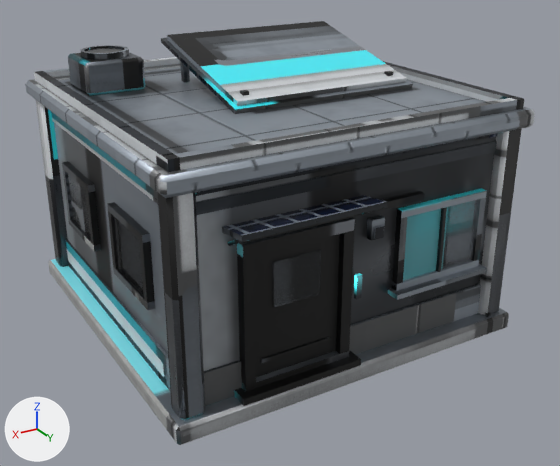
The FBX model modelos/planeta_humano/casa_pequena_a/casa_pequena_a.fbx as it was, and as the next commit left it.
The view is the same before and after, from a camera (50 mm lens) standing at (8.12, 14.3, 8.77) and looking at (-0.03, 0.71, 1.97). Every picture has the same lights, and +X, +Y and +Z are marked at lower left. The first picture is the older version. Vertices at exactly the same position are counted once.

The scene before the commit, as lines of its bpy script (objects in view):
```python
me_casa_pequena_a = bpy.data.meshes.new('casa_pequena_a')
me_casa_pequena_a.from_pydata(...)  # 662 vertices, 598 faces; spans x -4.0..4.0, y -4.0..4.35, z 0.0..6.0
me_casa_pequena_a.materials.append(mat_casa_pequena_a_mat)
me_casa_pequena_a_cristal = bpy.data.meshes.new('casa_pequena_a_cristal')
me_casa_pequena_a_cristal.from_pydata(...)  # 56 vertices, 42 faces; spans x -3.68..3.68, y -3.68..3.72, z 1.8..3.2
me_casa_pequena_a_cristal.materials.append(mat_casa_pequena_a_mat_cristal)
me_casa_pequena_a_neon = bpy.data.meshes.new('casa_pequena_a_neon')
me_casa_pequena_a_neon.from_pydata(...)  # 32 vertices, 24 faces; spans x -3.3..3.3, y -3.67..3.8, z 1.75..4.5
me_casa_pequena_a_neon.materials.append(mat_casa_pequena_a_mat_neon)
me_casa_pequena_a_puerta = bpy.data.meshes.new('casa_pequena_a_puerta')
me_casa_pequena_a_puerta.from_pydata(...)  # 16 vertices, 12 faces; spans x 0.47..2.33, y 3.53..3.71, z 0.65..3.21
me_casa_pequena_a_puerta.materials.append(mat_casa_pequena_a_mat)
ob_casa_pequena_a = bpy.data.objects.new('casa_pequena_a', me_casa_pequena_a)
ob_casa_pequena_a.location = (0.0, 0.0, 0.0)
ob_casa_pequena_a_cristal = bpy.data.objects.new('casa_pequena_a_cristal', me_casa_pequena_a_cristal)
ob_casa_pequena_a_cristal.location = (0.0, 0.0, 0.0)
ob_casa_pequena_a_neon = bpy.data.objects.new('casa_pequena_a_neon', me_casa_pequena_a_neon)
ob_casa_pequena_a_neon.location = (0.0, 0.0, 0.0)
ob_casa_pequena_a_puerta = bpy.data.objects.new('casa_pequena_a_puerta', me_casa_pequena_a_puerta)
ob_casa_pequena_a_puerta.location = (0.0, 0.0, 0.0)
```
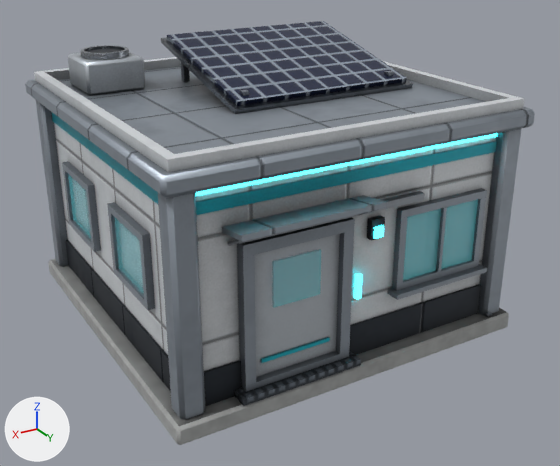
Changed parts and their boxes [x1, y1, x2, y2] in the pictures (560 x 466 px):
part 1 of me_casa_pequena_a_neon, surface changed
    both: [196, 133, 497, 300]
part 2 of me_casa_pequena_a_cristal, surface changed
    both: [68, 174, 478, 308]
part 3 of me_casa_pequena_a_puerta, surface changed (black to grey)
    both: [255, 234, 340, 377]
part 4 of me_casa_pequena_a, added
    after: [237, 253, 256, 386]
part 5 of me_casa_pequena_a, added
    after: [340, 230, 354, 354]
part 6 of me_casa_pequena_a, surface changed
    both: [27, 21, 535, 445]

Patch to the scene script:
```diff
--- a/modelos/planeta_humano/casa_pequena_a/casa_pequena_a.fbx.py
+++ b/modelos/planeta_humano/casa_pequena_a/casa_pequena_a.fbx.py
@@ me_casa_pequena_a_neon @@
 # used by ob_casa_pequena_a_neon; location = (0.0, 0.0, 0.0)
-me_casa_pequena_a_neon.from_pydata(...)  # 32 vertices, 24 faces; spans x -3.3..3.3, y -3.67..3.8, z 1.75..4.5
+me_casa_pequena_a_neon.from_pydata(...)  # 32 vertices, 24 faces; spans x -3.3..3.3, y -3.67..3.8, z 1.75..4.51
+# me_casa_pequena_a_neon part 1: texture (UV) coordinates of 24 of 24 faces, centred in x -3.3..3.3, y -3.67..3.8, z 1.75..4.5, changed; they spanned u 0.2..0.99, v 0.17..0.96 and now span u 0.24..1.0, v 0.0..0.97
 me_casa_pequena_a_neon.materials.append(mat_casa_pequena_a_mat_neon)
@@ me_casa_pequena_a_cristal @@
 me_casa_pequena_a_cristal.from_pydata(...)  # 56 vertices, 42 faces; spans x -3.68..3.68, y -3.68..3.72, z 1.8..3.2
 # used by ob_casa_pequena_a_cristal; location = (0.0, 0.0, 0.0)
+# me_casa_pequena_a_cristal part 2: texture (UV) coordinates of 42 of 42 faces, centred in x -3.68..3.68, y -3.68..3.72, z 1.8..3.2, changed; they spanned u 0.04..1.0, v 0.0..0.98 and now span u 0.02..0.99, v 0.12..0.97
 me_casa_pequena_a_cristal.materials.append(mat_casa_pequena_a_mat_cristal)
@@ me_casa_pequena_a_puerta @@
 # used by ob_casa_pequena_a_puerta; location = (0.0, 0.0, 0.0)
-me_casa_pequena_a_puerta.from_pydata(...)  # 16 vertices, 12 faces; spans x 0.47..2.33, y 3.53..3.71, z 0.65..3.21
+me_casa_pequena_a_puerta.from_pydata(...)  # 16 vertices, 12 faces; spans x 0.47..2.33, y 3.53..3.7, z 0.65..3.21
+# me_casa_pequena_a_puerta part 3: texture (UV) coordinates of 12 of 12 faces, centred in x 0.47..2.33, y 3.53..3.71, z 0.65..3.21, changed; they spanned u 0.33..0.99, v 0.89..0.98 and now span u 0.08..0.99, v 0.22..0.97
 me_casa_pequena_a_puerta.materials.append(mat_casa_pequena_a_mat)
@@ me_casa_pequena_a @@
 # used by ob_casa_pequena_a; location = (0.0, 0.0, 0.0)
-me_casa_pequena_a.from_pydata(...)  # 662 vertices, 598 faces; spans x -4.0..4.0, y -4.0..4.35, z 0.0..6.0
+me_casa_pequena_a.from_pydata(...)  # 666 vertices, 598 faces; spans x -4.0..4.0, y -4.0..4.35, z 0.0..6.0
+# me_casa_pequena_a part 4: 2 vertices added at x 2.55, y 3.51..3.81, z 3.23
+# me_casa_pequena_a part 5: 2 vertices added at x 0.25, y 3.51..3.81, z 3.23
+# me_casa_pequena_a part 6: 546 kept faces spanning x -4.0..4.0, y -4.0..4.35, z 0.0..6.0 get new texture (UV) coordinates
 me_casa_pequena_a.materials.append(mat_casa_pequena_a_mat)
```
